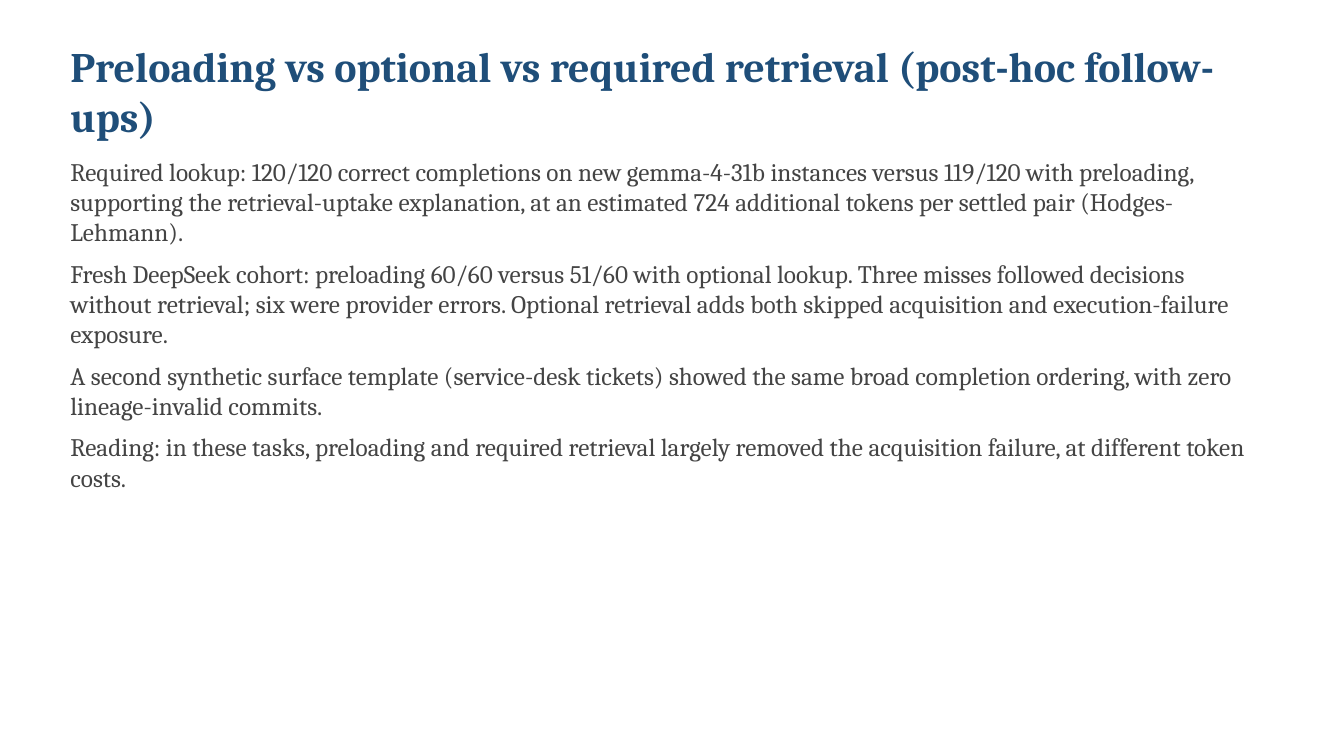
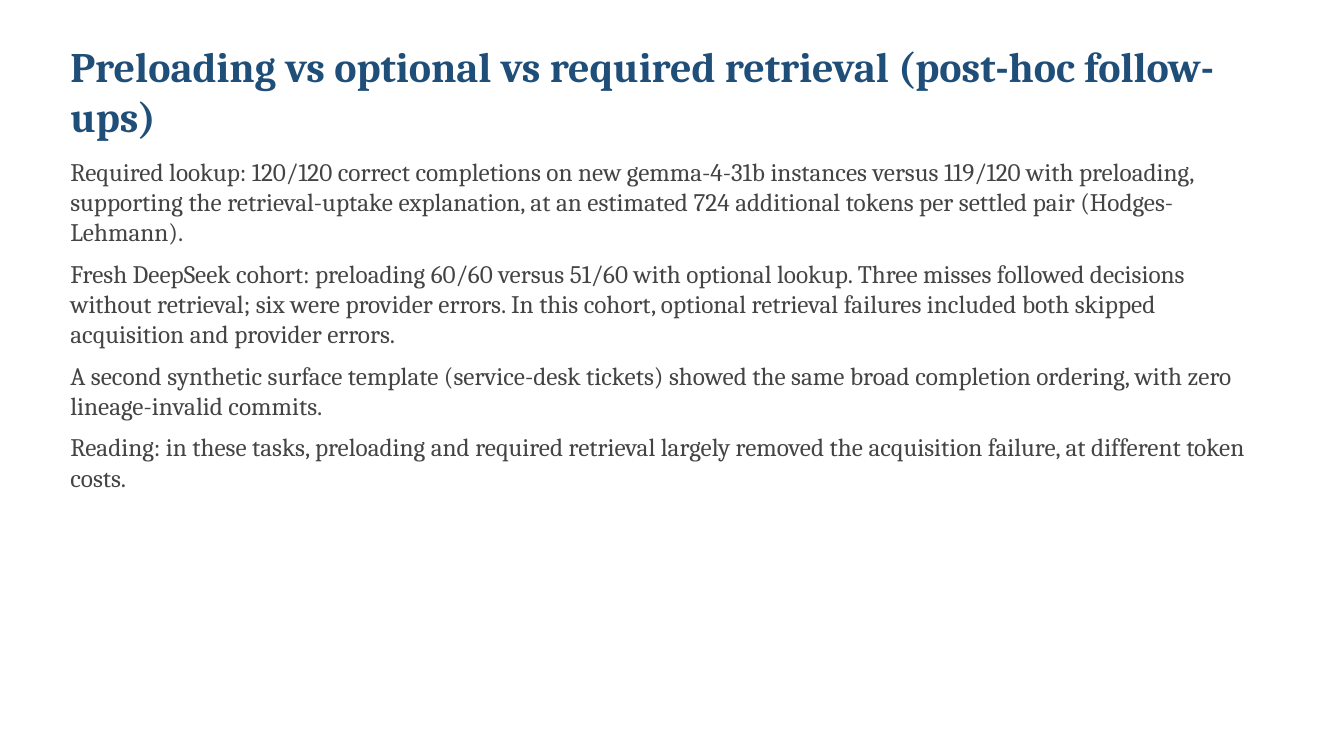
Before and after one commit to LoriensLibrary/SwarmHive, a slide deck: slide 5 of report/SLIDES.pptx. Drawn at 1344x756 pixels with LibreOffice and Linux fonts; fonts in the diff are those of the drawing. Boxes give left, top, right and bottom in pixels: in the first picture for what was removed or moved away, otherwise in the second. Text is boxed around its words. In the diff, an @@ line names an element or a change of style, - is before the commit and + after.

Commit message:
cost reconciliation across both workspaces (8.75 metered, 22.23 worst case of 100; canary 0.36 metered + 4.53 kept), figures kept with captions, permission diagram redrawn for readability, repeated findings paragraph removed, discussion opener shortened, slide wording narrowed

```diff
--- a/report/SLIDES.pptx
+++ b/report/SLIDES.pptx
@@ text at [70,265,1185,349]: text changed @@
-Fresh DeepSeek cohort: preloading 60/60 versus 51/60 with optional lookup. Three misses followed decisions without retrieval; six were provider errors. Optional retrieval adds both skipped acquisition and execution-failure exposure.
+Fresh DeepSeek cohort: preloading 60/60 versus 51/60 with optional lookup. Three misses followed decisions without retrieval; six were provider errors. In this cohort, optional retrieval failures included both skipped acquisition and provider errors.
```
Also in this commit, not shown: 2 other slides changed, 13 other files.
